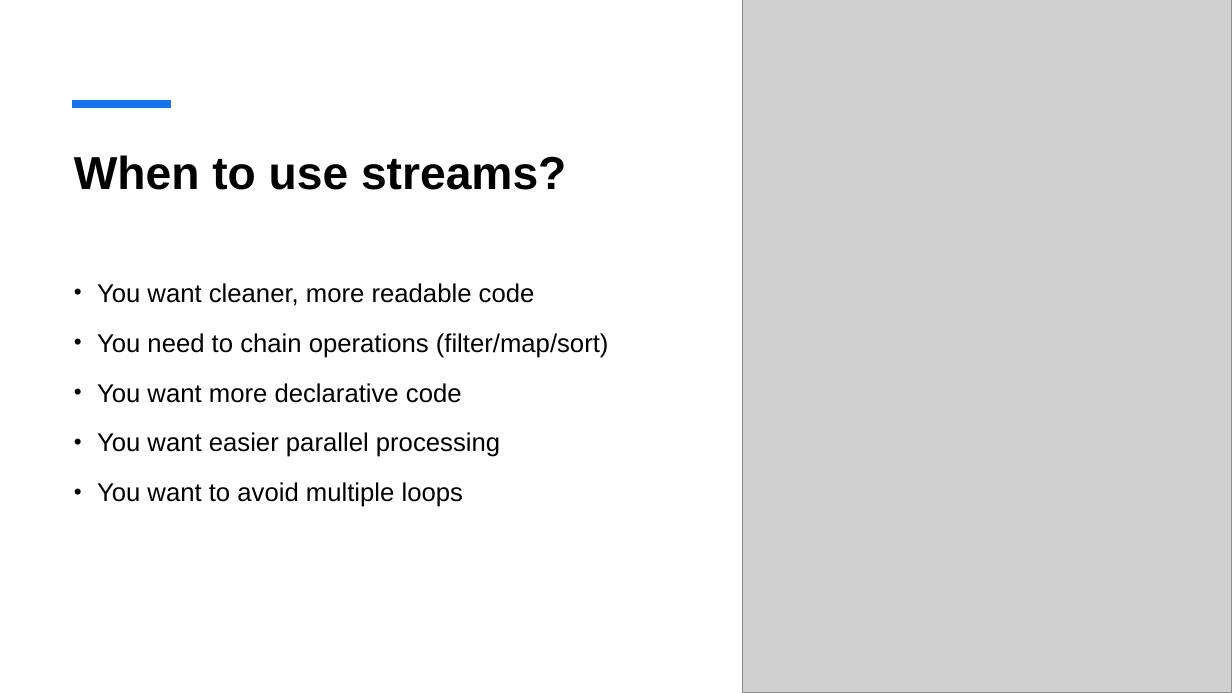
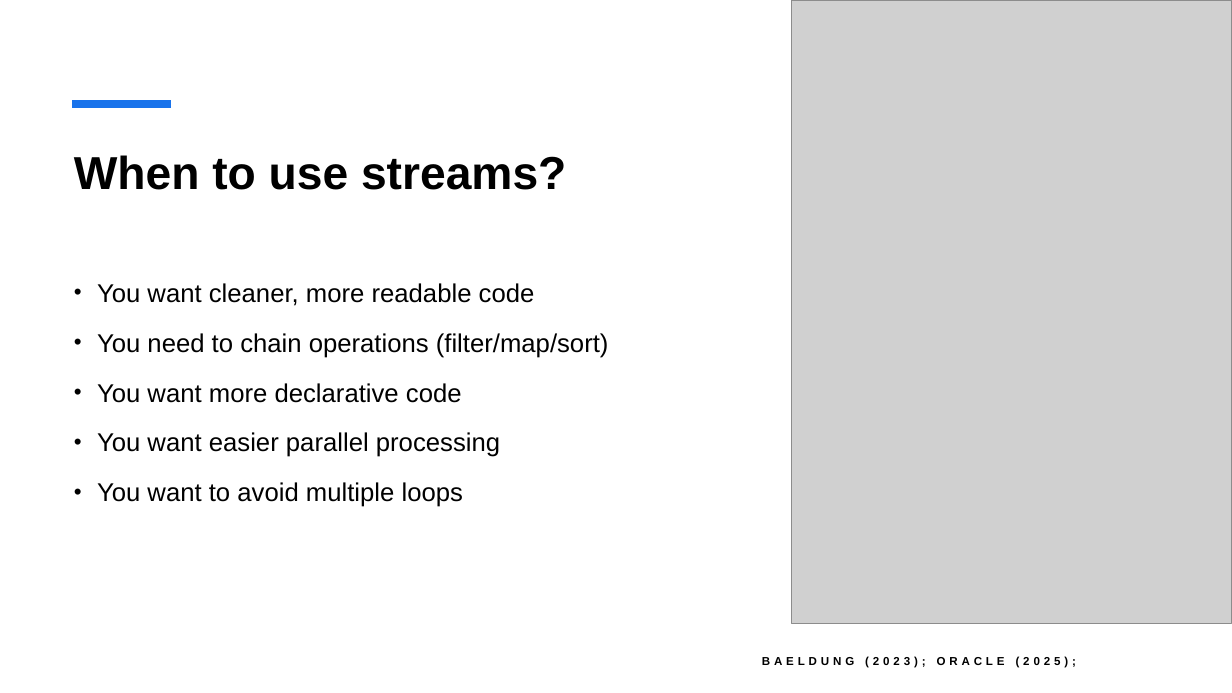
Before and after one commit to StefanBoudri/streams, a slide deck: slide 8 of presentation.pptx. Drawn at 1232x693 pixels with LibreOffice and Linux fonts; fonts in the diff are those of the drawing; grey boxes stand for pictures. Boxes give left, top, right and bottom in pixels: in the first picture for what was removed or moved away, otherwise in the second. Text is boxed around its words. In the diff, an @@ line names an element or a change of style, - is before the commit and + after.

```diff
--- a/presentation.pptx
+++ b/presentation.pptx
@@ picture: place and size @@
-picture at [742, 0, 1232, 693]
+picture at [792, 0, 1232, 624]
@@ text added at [762, 656, 1076, 668], 9 pt, text #000000, bold @@
+BAELDUNG (2023); ORACLE (2025);
```
Also in this commit, not shown: 10 other slides changed, 1 slide added, 1 slide removed, 5 other files.
